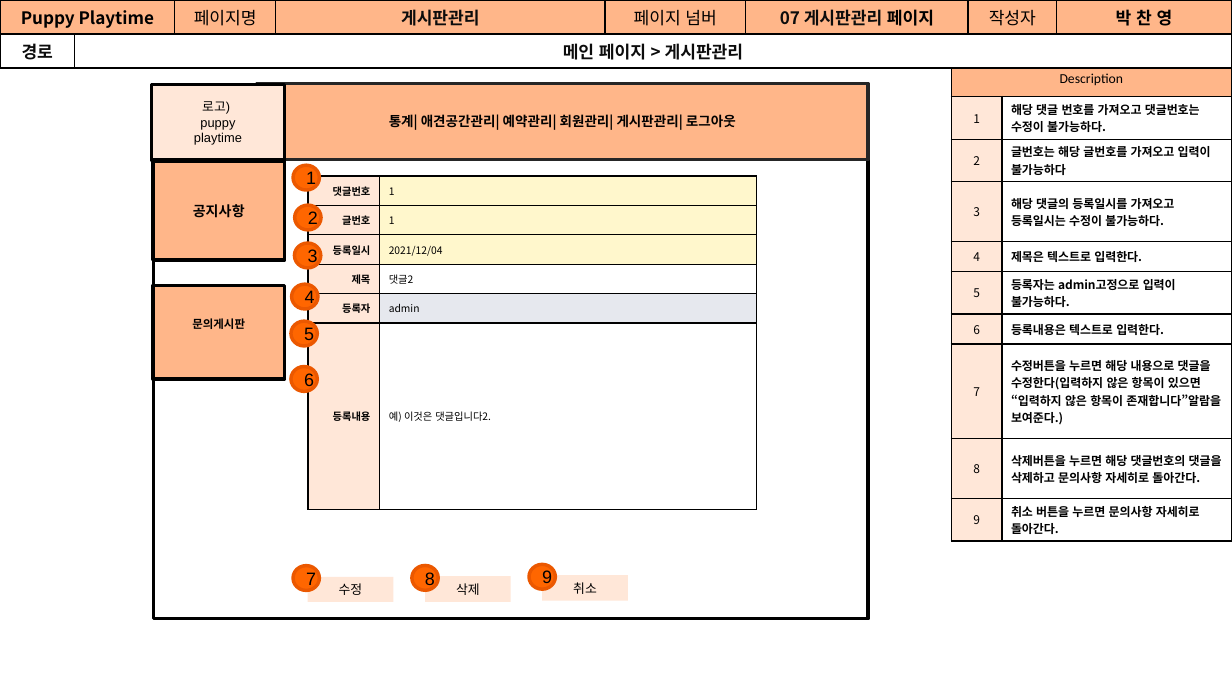
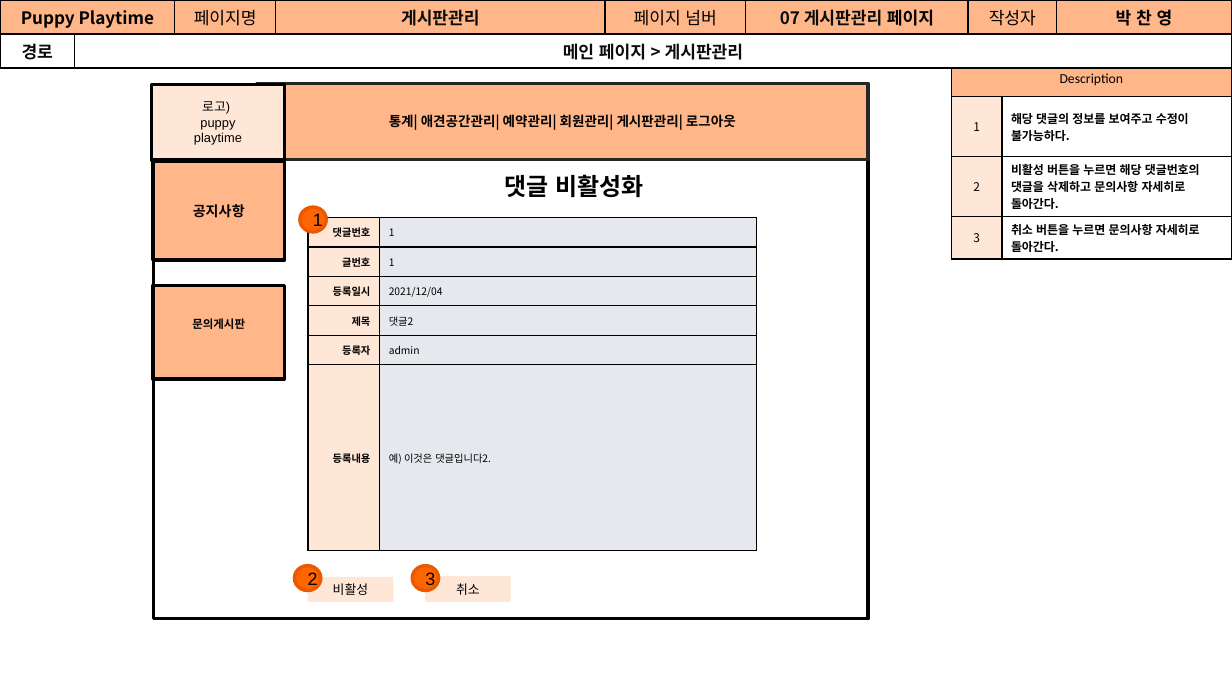
Before and after one commit to Jogging-Kim-Chaebak/PuppyPlaytime, a slide deck: slide 33 of 프로젝트 산출물/9. 스토리보드/Puppy Playtime 관리자 스토리보드.pptx. Drawn at 1232x694 pixels with LibreOffice and Linux fonts; fonts in the diff are those of the drawing. Boxes give left, top, right and bottom in pixels: in the first picture for what was removed or moved away, otherwise in the second. Text is boxed around its words. In the diff, an @@ line names an element or a change of style, - is before the commit and + after.

Commit message:
박찬영 관리자 요구사항, 스토리보드 수정 반영

```diff
--- a/프로젝트 산출물/9. 스토리보드/Puppy Playtime 관리자 스토리보드.pptx
+++ b/프로젝트 산출물/9. 스토리보드/Puppy Playtime 관리자 스토리보드.pptx
@@ table at [951,60,1232,259] @@
-row 2: 1 | 해당 댓글 번호를 가져오고 댓글번호는 수정이 불가능하다.
-row 3: 2 | 글번호는 해당 글번호를 가져오고 입력이 불가능하다
-row 4: 3 | 해당 댓글의 등록일시를 가져오고 등록일시는 수정이 불가능하다.
-row 5: 4 | 제목은 텍스트로 입력한다.
-row 6: 5 | 등록자는 admin고정으로 입력이 불가능하다.
-row 7: 6 | 등록내용은 텍스트로 입력한다.
-row 8: 7 | 수정버튼을 누르면 해당 내용으로 댓글을 수정한다(입력하지 않은 항목이 있으면 “입력하지 않은 항목이 존재합니다”알람을 보여준다.)
-row 9: 8 | 삭제버튼을 누르면 해당 댓글번호의 댓글을 삭제하고 문의사항 자세히로 돌아간다.
-row 10: 9 | 취소 버튼을 누르면 문의사항 자세히로 돌아간다.
+row 2: 1 | 해당 댓글의 정보를 보여주고 수정이 불가능하다.
+row 3: 2 | 비활성 버튼을 누르면 해당 댓글번호의 댓글을 삭제하고 문의사항 자세히로 돌아간다.
+row 4: 3 | 취소 버튼을 누르면 문의사항 자세히로 돌아간다.
@@ text added at [504,174,643,197], 14 pt, text #000000, bold @@
+댓글 비활성화
@@ ellipse "1": place and size @@
-ellipse "1" at [293,165,319,190]
+ellipse "1" at [299,207,325,232]
@@ table at [308,217,756,549] @@
@@ fill #FFF7CC to #E6E8EE in 3 cells @@
@@ fill #FFFFFF to #E6E8EE in 2 cells @@
@@ table: place and size @@
-table at [308,176,756,509]
+table at [308,217,756,549]
@@ ellipse "2": place and size @@
-ellipse "2" at [294,205,320,229]
+ellipse "2" at [294,565,320,590]
@@ ellipse "3": place and size @@
-ellipse "3" at [294,243,320,267]
+ellipse "3" at [413,565,439,590]
@@ group removed at [291,285,554,601]: 6 ellipses, 1 rectangle @@
-삭제
-4
-5
-6
-7
-8
-9
@@ text in rectangle at [333,583,369,595]: text changed @@
-수정
+비활성
@@ rectangle "취소": place and size @@
-rectangle "취소" at [542,575,628,601]
+rectangle "취소" at [425,575,511,601]
```
Also in this commit, not shown: 23 other slides changed, 1 slide removed, 3 other files.
